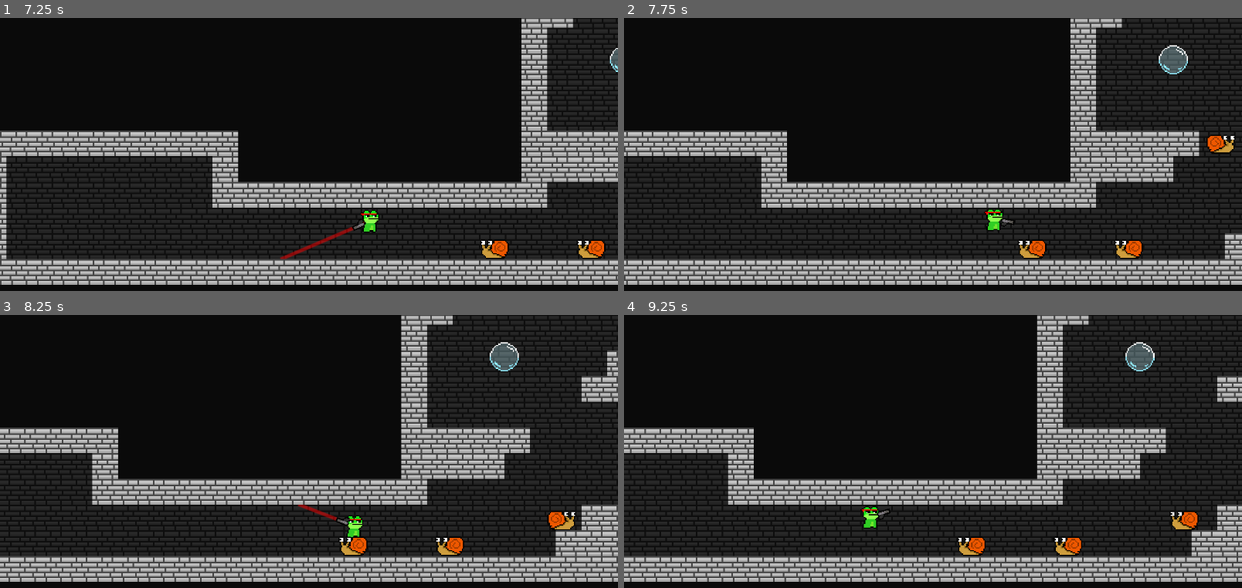
Above: before the commit, frames 1-4 (two rows, left to right).
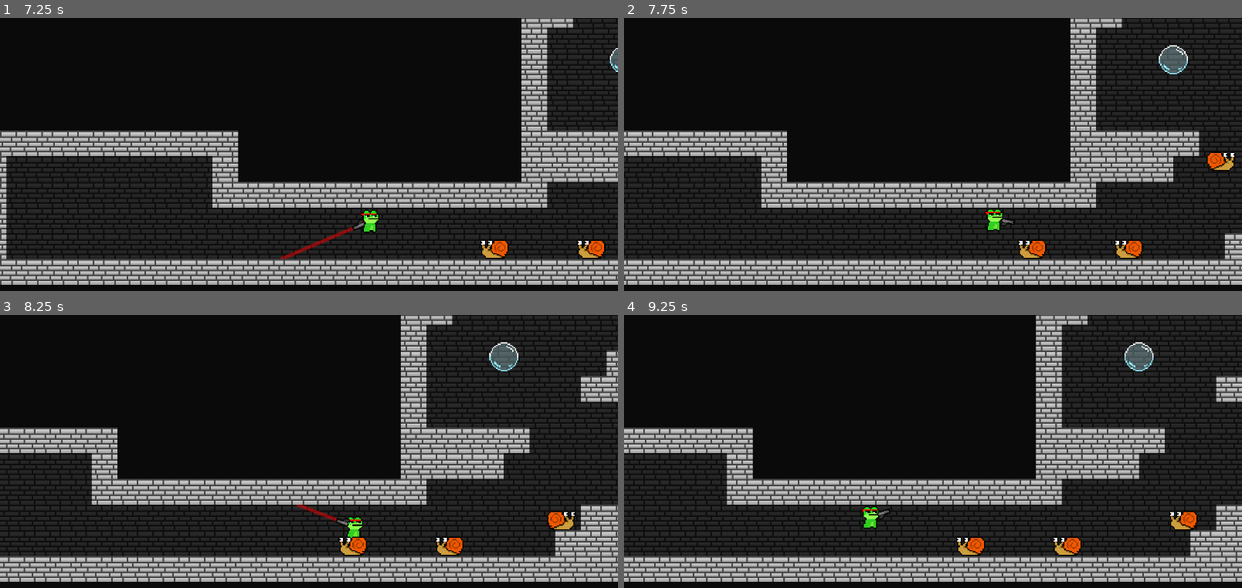
Above: after the commit, the same moments.

Repository: DylanMather2004/Gunphibian
Game: Godot game, scene res://Scenes/Test Scenes/level_generator.tscn
The game is run twice, just before and just after one commit, with the same random seed, the same clock (stepped at 60 frames per second) and the same inputs.
Inputs (mouse positions are in pixels of both pictures, inside the frame that each line leads up to):
- Up to frame 1 (7.25 s): tap Enter at 0.5 s; move the mouse to (278, 260) at 0.52 s; hold Right mouse button (Lick) 0.53-1.28 s; hold D (Right) 0.53-2.03 s; tap Space (Jump) at 0.77, 1.52, 3.02, 3.77, 4.52, 6.02, 6.77 s; move the mouse to (494, 244) at 1.27 s; click (494, 244) at 1.35 s; move the mouse to (123, 138) at 2.02 s; hold Right mouse button (Lick) 2.03-2.78 s; hold A (Left) 2.03-4.28 s; move the mouse to (339, 192) at 2.77 s; click (339, 192) at 2.85 s; move the mouse to (216, 105) at 3.52 s; hold Right mouse button (Lick) 3.53-4.28 s; move the mouse to (444, 173) at 4.27 s; hold D (Right) from 4.28 s (still down); click (444, 173) at 4.35 s; move the mouse to (185, 209) at 5.02 s; hold Right mouse button (Lick) 5.03-5.78 s; move the mouse to (370, 116) at 5.77 s; click (370, 116) at 5.85 s; move the mouse to (278, 260) at 6.52 s; hold Right mouse button (Lick) from 6.53 s (still down)
- Up to frame 2 (7.75 s): keep holding D (Right); move the mouse to (1118, 244) at 7.27 s; release Right mouse button (Lick) at 7.28 s; click (1118, 244) at 7.35 s; tap Space (Jump) at 7.52 s
- Up to frame 3 (8.25 s): move the mouse to (123, 435) at 8.02 s; release D (Right) at 8.03 s; hold A (Left) from 8.03 s (still down); hold Right mouse button (Lick) from 8.03 s (still down)
- Up to frame 4 (9.25 s): keep holding A (Left); move the mouse to (963, 489) at 8.77 s; release Right mouse button (Lick) at 8.78 s; click (963, 489) at 8.85 s; tap Space (Jump) at 9.02 s

Frame 1 is identical in both runs. In frame 2, 0.5% of the frame differs, in the area x 94-99%, y 42-56%; in frame 3, 3.1%; in frame 4, 4.7%, in the area x 0-100%, y 0-98%.

Commit message:
Health and damage systems
Enemy now deals damage to the player, player now has I-frames

Diff:
--- a/Scenes/Prefabs/Characters/Enemies/snail.tscn
+++ b/Scenes/Prefabs/Characters/Enemies/snail.tscn
@@ -7,7 +7,10 @@
 b = Vector2(-22, 0)
 
 [sub_resource type="RectangleShape2D" id="RectangleShape2D_v0xbw"]
-size = Vector2(33, 23)
+size = Vector2(30, 22)
+
+[sub_resource type="RectangleShape2D" id="RectangleShape2D_lvsga"]
+size = Vector2(32, 23)
 
 [node name="Snail" type="CharacterBody2D" groups=["Enemy"]]
 script = ExtResource("1_i84f6")
@@ -25,7 +28,14 @@
 shape = SubResource("SegmentShape2D_ioib5")
 
 [node name="CollisionShape2D" type="CollisionShape2D" parent="."]
-position = Vector2(-0.5, -2.5)
+position = Vector2(1, -2)
 shape = SubResource("RectangleShape2D_v0xbw")
 
+[node name="Hurtbox" type="Area2D" parent="."]
+
+[node name="CollisionShape2D" type="CollisionShape2D" parent="Hurtbox"]
+position = Vector2(1, -2.5)
+shape = SubResource("RectangleShape2D_lvsga")
+
 [connection signal="body_entered" from="Sprite2D/Area2D" to="." method="_on_area_2d_body_entered"]
+[connection signal="body_entered" from="Hurtbox" to="." method="_on_hurtbox_body_entered"]
--- a/Scripts/Character Scripts/Enemies/Enemy.gd
+++ b/Scripts/Character Scripts/Enemies/Enemy.gd
@@ -2,6 +2,7 @@
 
 var _health = 5
 @export var _max_health = 5
+@export var _damage = 2
 
 func _ready():
 	_health=_max_health
@@ -11,3 +12,7 @@
 	_health = clampi(_health,0,_max_health)
 	if _health==0:
 		queue_free()
+
+func damage(target):
+	if target.is_in_group('Player'):
+		target.change_health(-_damage)
--- a/Scripts/Character Scripts/Enemies/Snail.gd
+++ b/Scripts/Character Scripts/Enemies/Snail.gd
@@ -21,3 +21,7 @@
 	if !body.is_in_group('Player')&&body!=self:
 		direction*=-1
 		$Sprite2D.scale.x *= -1
+
+
+func _on_hurtbox_body_entered(body):
+	damage(body)
--- a/Scripts/Character Scripts/Player.gd
+++ b/Scripts/Character Scripts/Player.gd
@@ -25,7 +25,10 @@
 
 func _ready():
 	health = max_health
+
 func _physics_process(delta):
+	if invincible:
+		print('invincible')
 	if jumpBuffer > 0.0:
 		jumpBuffer-=delta
 		print(jumpBuffer)
@@ -76,11 +79,11 @@
 		start_i_frames()
 	else:
 		health+=change
-	health = health.clampi(0,max_health)
+	health = clampi(health,0,max_health)
 	if health == 0:
 		_die()
 func _die():
-	pass
+	print('DEAD')
 
 func start_i_frames():
 	invincible=true
Not shown: 1 places in Scenes/Prefabs/Characters/Enemies/snail.tscn that only renumber resources
